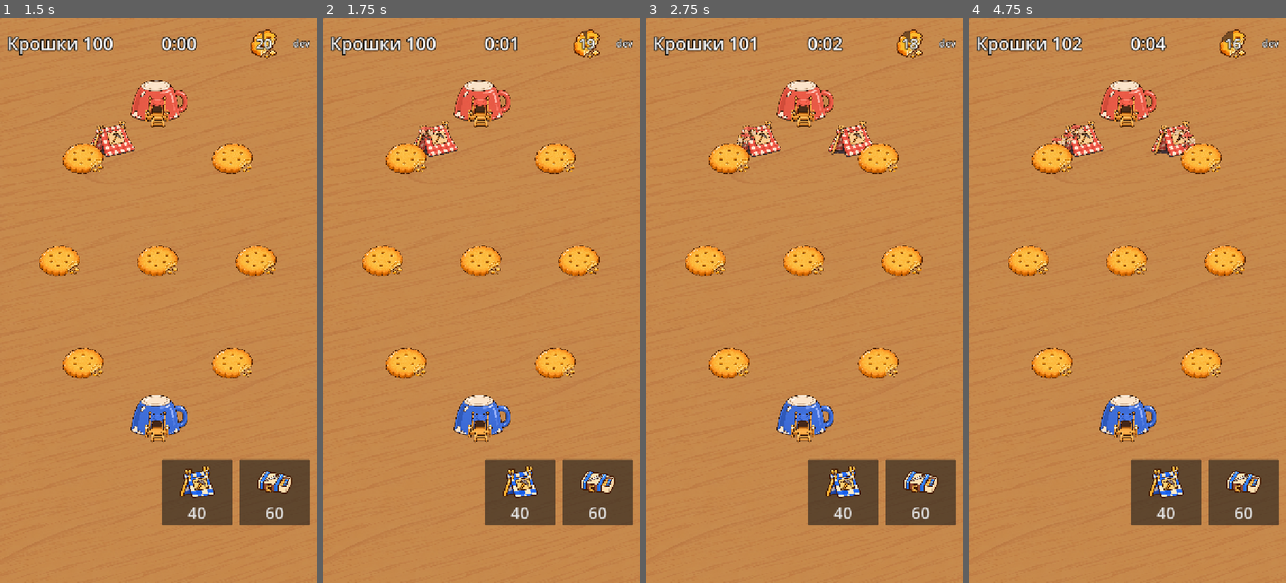
Above: before the commit, frames 1-4 (left to right).
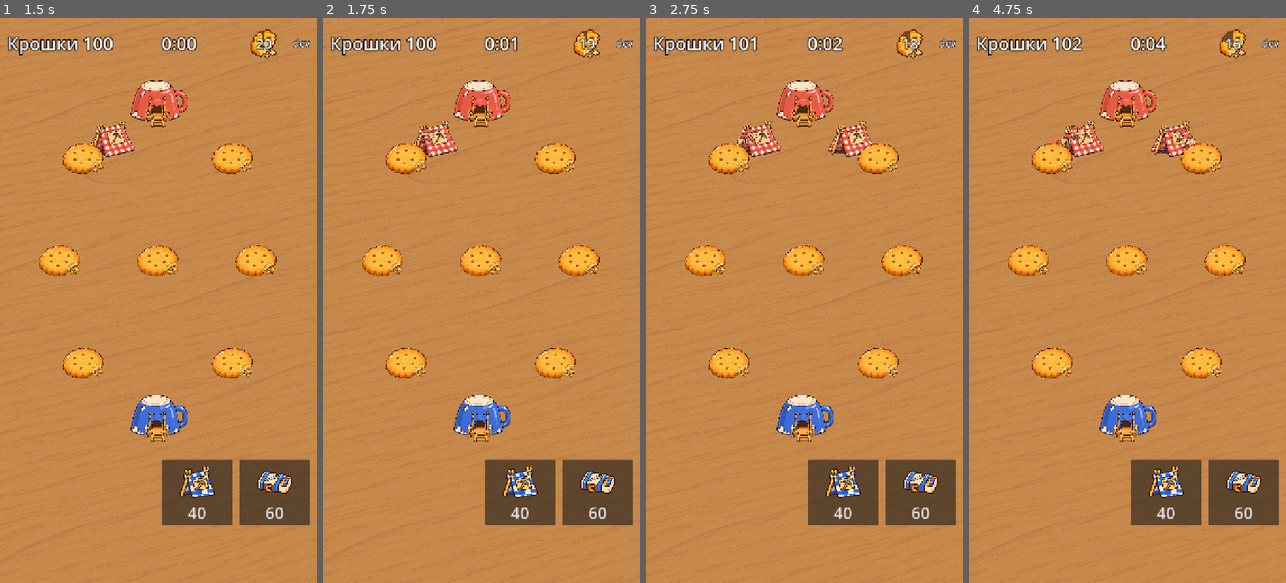
Above: after the commit, the same moments.

Repository: fishert2812/strategy-2d
Game: Godot game, scene res://scenes/main.tscn
Same seed, same stepped clock (60 frames per second), same inputs: the game is played once before the commit and once after it.
Inputs (mouse positions are in pixels of both pictures, inside the frame that each line leads up to):
- Up to frame 1 (1.5 s): click "Играть" at 0.5 s; tap Enter at 1.25 s; move the mouse to (228, 272) at 1.27 s; click (228, 272) at 1.42 s
- Up to frame 2 (1.75 s): no input
- Up to frame 3 (2.75 s): drag from (741, 328) to (788, 413) at 2.02 s
- Up to frame 4 (4.75 s): move the mouse to (1159, 176) at 2.77 s; click (1159, 176) at 2.92 s; drag from (1111, 413) to (1032, 215) at 3.52 s; move the mouse to (1222, 385) at 4.27 s; click (1222, 385) at 4.42 s

Frame 1 is identical in both runs. In frame 2, less than 0.1% of the frame differs, in the area x 30-36%, y 19-23%; in frame 3, 0.1%; in frame 4, 0.3%, in the area x 26-72%, y 18-24%.

Commit message:
Revert "Merge pull request #31 from fishert2812/claude/project-thread-mfv2p8-hop"
This reverts commit 5ebb01650c01bdb17df505a0db23e313c46a3bdf, reversing
changes made to 1c8b0910d35ffa1845f4a6a46a753efe0851af49.

Diff:
--- a/data/look.json
+++ b/data/look.json
@@ -43,16 +43,5 @@
   "path_edge": {
     "color": "#3B2414",
     "width": 11
-  },
-  "_motion": "Движения готовых картинок, в точках поля. gait: hop — высота прыжка, rate — прыжков в секунду, squash — сплющивание при приземлении, sway — покачивание в градусах. strike: windup — замах назад, lunge — выпад, knock — отлёт цели, squash — сплющивание цели, time — длина удара в секундах.",
-  "motion": {
-    "gait": {
-      "carrier": {"hop": 7, "rate": 3.6, "squash": 0.14, "sway": 5},
-      "carrier_loaded": {"hop": 2, "rate": 2.0, "squash": 0.06, "sway": 10},
-      "warrior": {"hop": 3, "rate": 2.6, "squash": 0.08, "sway": 2}
-    },
-    "strike": {"windup": 5, "lunge": 11, "knock": 9, "squash": 0.3, "time": 0.28}
-  },
-  "_frames": "Место под кадры, которые Роман дорисует в GPT: имя файла в art/table без .png; пусто — кадра пока нет, движение делается одной картинкой.",
-  "frames": {"warrior_attack": ["", ""], "porter_empty": ["", ""], "fx_clash": "", "fx_puff": "", "icon_kettle": ""}
+  }
 }
--- a/scripts/battle.gd
+++ b/scripts/battle.gd
@@ -8,7 +8,6 @@
 
 var sim: Sim
 var look: Dictionary = JSON.parse_string(FileAccess.get_file_as_string(LOOK))
-var motion := Motion.new(look.motion)
 var shake := 0.0
 var enemy: Enemy
 var _sprites := {}
@@ -95,7 +94,7 @@
 	if $Hud/Box/Debug.visible:
 		$Hud/Box/Debug.text = debug_text()
 	_sync_paths()
-	_sync_units(dt)
+	_sync_units()
 
 
 func _sync_paths() -> void:
@@ -111,23 +110,19 @@
 	_drop_missing(_lines, seen)
 
 
-func _sync_units(dt: float) -> void:
+func _sync_units() -> void:
 	var seen := {}
 	for u in sim.units:
 		seen[u.id] = true
 		if not _units.has(u.id):
 			var s := Sprite2D.new()
 			_fit(s, look[u.kind], _tex(look[u.kind].files[u.side]))
-			motion.attach(s)
-			s.position = u.pos
 			things.add_child(s)
 			_units[u.id] = s
 		var sprite: Sprite2D = _units[u.id]
 		# Люди нарисованы лицом влево: идёт вправо — отражаем.
 		if absf(u.pos.x - sprite.position.x) > 0.01:
 			sprite.flip_h = u.pos.x > sprite.position.x
-		var gait: String = u.kind if u.get("carry", 0.0) <= 0 else "carrier_loaded"
-		motion.walk(sprite, gait, u.pos.distance_to(sprite.position), dt)
 		sprite.position = u.pos
 	_drop_missing(_units, seen)
 
@@ -293,10 +288,6 @@
 
 func _on_sim(what: String, data: Dictionary) -> void:
 	match what:
-		"hit":
-			var by: Sprite2D = _units.get(data.by)
-			if by != null:
-				motion.strike(by, _units.get(data.id), (data.pos - by.position).normalized())
 		"built":
 			var l: Dictionary = look[data.kind]
 			var s := _add_sprite(data.id, l, _tex(l.files[data.side]), data.pos)
--- a/scripts/motion.gd
+++ /dev/null
@@ -1,57 +0,0 @@
-class_name Motion
-extends RefCounted
-## Живость фигурок: работяги двигаются как фишки настольной игры.
-## Только сдвиг, качание и сжатие готовой картинки; игровая точка (position) не трогается.
-## Числа — data/look.json, раздел motion.
-
-var cfg: Dictionary
-
-
-func _init(c: Dictionary) -> void:
-	cfg = c
-
-
-## Запомнить исходный вид картинки: от него считаются все движения.
-func attach(s: Sprite2D) -> void:
-	s.set_meta("base_offset", s.offset)
-	s.set_meta("base_scale", s.scale)
-	s.set_meta("phase", 0.0)
-	s.set_meta("kick", Vector2.ZERO)
-	s.set_meta("pulse", 0.0)
-
-
-## Шаг вприпрыжку: прыжок, приземление со сплющиванием, покачивание. moved — путь за кадр.
-func walk(s: Sprite2D, gait: String, moved: float, dt: float) -> void:
-	var g: Dictionary = cfg.gait[gait]
-	var ph: float = s.get_meta("phase")
-	ph = ph + dt * g.rate if moved > 0.01 else move_toward(ph, roundf(ph), dt * 4.0)
-	s.set_meta("phase", ph)
-	var up := absf(sin(ph * PI))
-	var sq: float = g.squash * pow(1.0 - up, 8) + s.get_meta("pulse")
-	var base: Vector2 = s.get_meta("base_scale")
-	s.scale = base * Vector2(1.0 + sq, 1.0 - sq)
-	s.rotation = deg_to_rad(g.sway) * cos(ph * PI) * signf(up)
-	var shift: Vector2 = Vector2(0, -g.hop * up) + s.get_meta("kick")
-	s.offset = s.get_meta("base_offset") + shift / base.x
-
-
-## Удар: замах назад, выпад к цели; цель отлетает на шаг и сплющивается.
-func strike(attacker: Sprite2D, target: Sprite2D, dir: Vector2) -> void:
-	var k: Dictionary = cfg.strike
-	if attacker != null and attacker.has_meta("kick"):
-		var t := attacker.create_tween()
-		t.tween_method(_kick.bind(attacker), Vector2.ZERO, -dir * k.windup, k.time * 0.35)
-		t.tween_method(_kick.bind(attacker), -dir * k.windup, dir * k.lunge, k.time * 0.2)
-		t.tween_method(_kick.bind(attacker), dir * k.lunge, Vector2.ZERO, k.time * 0.45)
-	if target != null and target.has_meta("kick"):
-		var t := target.create_tween().set_parallel()
-		t.tween_method(_kick.bind(target), dir * k.knock, Vector2.ZERO, k.time)
-		t.tween_method(_pulse.bind(target), k.squash, 0.0, k.time)
-
-
-func _kick(v: Vector2, s: Sprite2D) -> void:
-	s.set_meta("kick", v)
-
-
-func _pulse(v: float, s: Sprite2D) -> void:
-	s.set_meta("pulse", v)
--- a/scripts/sim.gd
+++ b/scripts/sim.gd
@@ -196,7 +196,7 @@
 	if u.cd > 0:
 		return
 	u.cd = cfg.warrior.hit_every
-	changed.emit("hit", {"side": u.side, "pos": x.pos, "id": x.id, "by": u.id, "max_hp": x.get("max_hp", 0)})
+	changed.emit("hit", {"side": u.side, "pos": x.pos, "id": x.id, "max_hp": x.get("max_hp", 0)})
 	if x.has("max_hp"):
 		damage(x, cfg.warrior.siege)
 		return
--- a/tests/test_motion.gd
+++ /dev/null
@@ -1,60 +0,0 @@
-extends RefCounted
-## Живые фигурки (issue #30): движение — только вид картинки, игровые точки и исходы не меняются.
-
-const DT := 0.05
-
-
-func _battle() -> Control:
-	var battle: Control = load("res://scenes/battle.tscn").instantiate()
-	(Engine.get_main_loop() as SceneTree).root.add_child(battle)
-	return battle
-
-
-## Пока фигурки прыгают и бьют, картинка стоит ровно в игровой точке: двигаются только offset, scale, rotation.
-func test_motion_keeps_game_points() -> String:
-	var battle := _battle()
-	var sim: Sim = battle.sim
-	sim.gold = [400, 400]
-	var c := sim.build(Sim.PLAYER, "camp", Vector2(250, 830))
-	sim.set_path(c, Vector2(170, 760))
-	var b := sim.build(Sim.PLAYER, "barracks", Vector2(360, 760))
-	sim.set_route(b, [Vector2(360, 100)])
-	var why := ""
-	var moved := 0
-	for i in int(70 / DT):
-		battle._process(DT)
-		for u in sim.units:
-			var s: Sprite2D = battle.sprite_of(u.id)
-			if s != null and s.position != u.pos:
-				why = "картинка %s в %s, а игровая точка %s" % [u.kind, s.position, u.pos]
-			elif s != null and s.offset != s.get_meta("base_offset"):
-				moved += 1
-		for x in sim.buildings:
-			if battle.sprite_of(x.id).position != x.pos:
-				why = "постройка %s сдвинута" % x.kind
-		if why != "":
-			break
-	battle.free()
-	if why != "":
-		return why
-	if moved == 0:
-		return "фигурки не двигаются: offset ни разу не менялся"
-	return ""
-
-
-## Партия на экране и та же партия без экрана идут одинаково: движение не трогает правила.
-func test_same_outcome_with_and_without_motion() -> String:
-	var battle := _battle()
-	var shown: Sim = battle.sim
-	var bare := Sim.new()
-	var enemy := Enemy.new(bare)
-	for i in int(240 / DT):
-		battle._process(DT)
-		enemy.step(DT)
-		bare.step(DT)
-	var a := [shown.gold, shown.buildings.size(), shown.units.size(), shown.winner]
-	var z := [bare.gold, bare.buildings.size(), bare.units.size(), bare.winner]
-	battle.free()
-	if a != z:
-		return "с движением %s, без него %s" % [a, z]
-	return ""
Not shown, removed: scripts/motion.gd.uid
Not shown, removed: tests/test_motion.gd.uid
